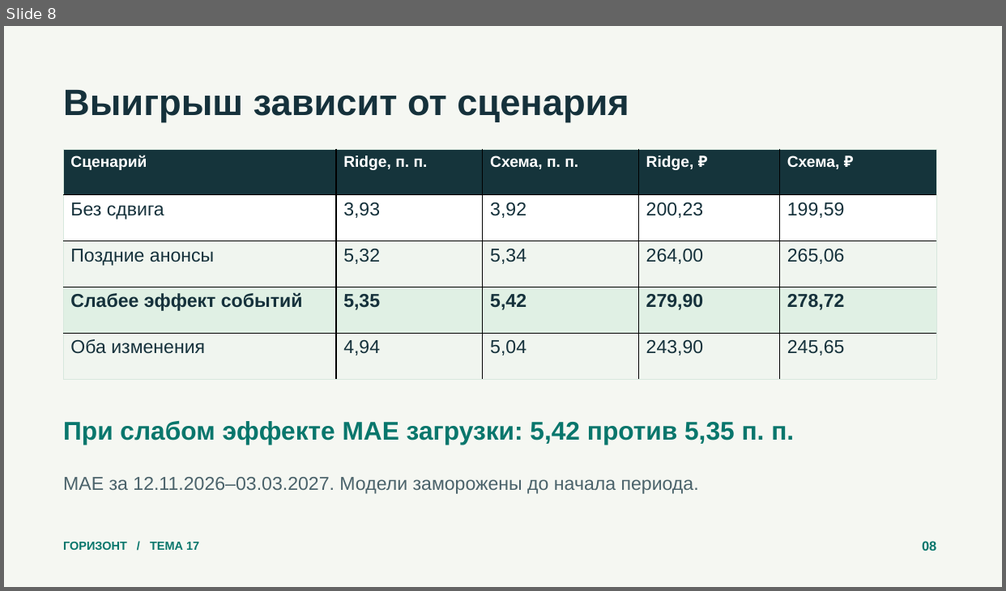
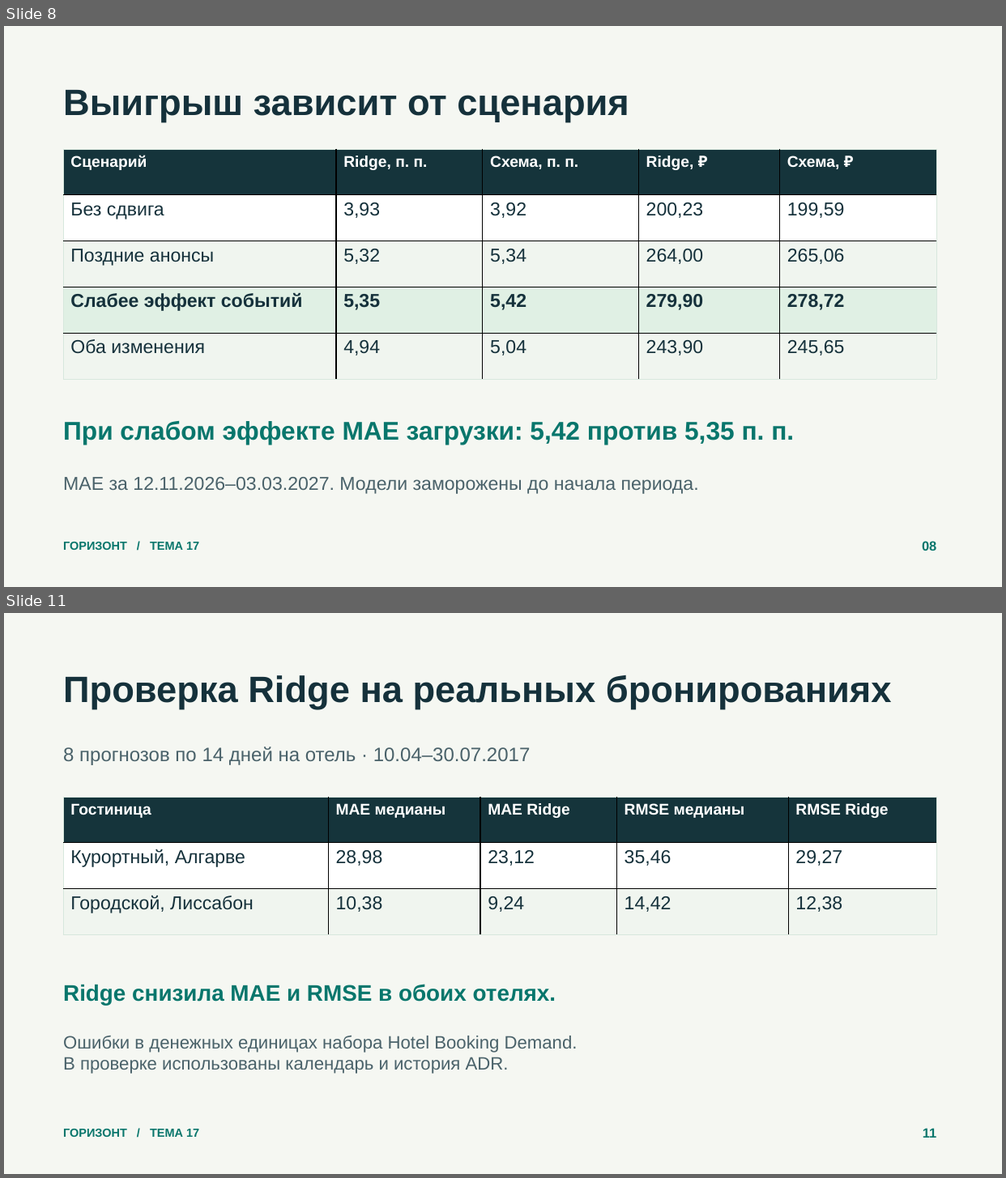
Before and after one commit to ReliqU/HotelForecast, a slide deck: deliverables/Презентация.pptx. Shown one above the other, each under a label of ours: slide 8 before the commit, slides 8 and 11 after it; the slides between them are not shown. The pictures are 1006x591 and 1006x1178 pixels, drawn with LibreOffice and Linux fonts; fonts in the diff are those of the drawing. Boxes give left, top, right and bottom in pixels: in the first picture for what was removed or moved away, otherwise in the second. Text is boxed around its words. In the diff, an @@ line names an element or a change of style, - is before the commit and + after.

Commit message:
Prepare hotel forecasting project for defense

```diff
--- a/deliverables/Презентация.pptx
+++ b/deliverables/Презентация.pptx
@@ slide 11 added at box(4, 613, 1002, 1174), background #F5F7F2 @@
@@ text added at box(63, 675, 892, 709), 35.2 pt, text #15313B, bold @@
+Проверка Ridge на реальных бронированиях
@@ text added at box(63, 747, 530, 765), 18.8 pt, text #4A626A @@
+8 прогнозов по 14 дней на отель · 10.04–30.07.2017
@@ table added at box(63, 797, 936, 935), 3 rows, 5 columns @@
+Гостиница | MAE медианы | MAE Ridge | RMSE медианы | RMSE Ridge
+Курортный, Алгарве | 28,98 | 23,12 | 35,46 | 29,27
+Городской, Лиссабон | 10,38 | 9,24 | 14,42 | 12,38
@@ text added at box(63, 984, 556, 1006), 21.8 pt, text #08766C, bold @@
+Ridge снизила MAE и RMSE в обоих отелях.
@@ text added at box(63, 1036, 577, 1074), 17.2 pt, text #4A626A @@
+Ошибки в денежных единицах набора Hotel Booking Demand.
+В проверке использованы календарь и история ADR.
@@ text added at box(63, 1129, 199, 1137), 11.2 pt, text #08766C, bold @@
+ГОРИЗОНТ / ТЕМА 17
@@ text added at box(923, 1128, 936, 1138), 12.8 pt, text #08766C, bold @@
+11
```
Also in this commit, not shown: 2 slides changed, 3 other slides added, 2 slides removed, 25 other files.
